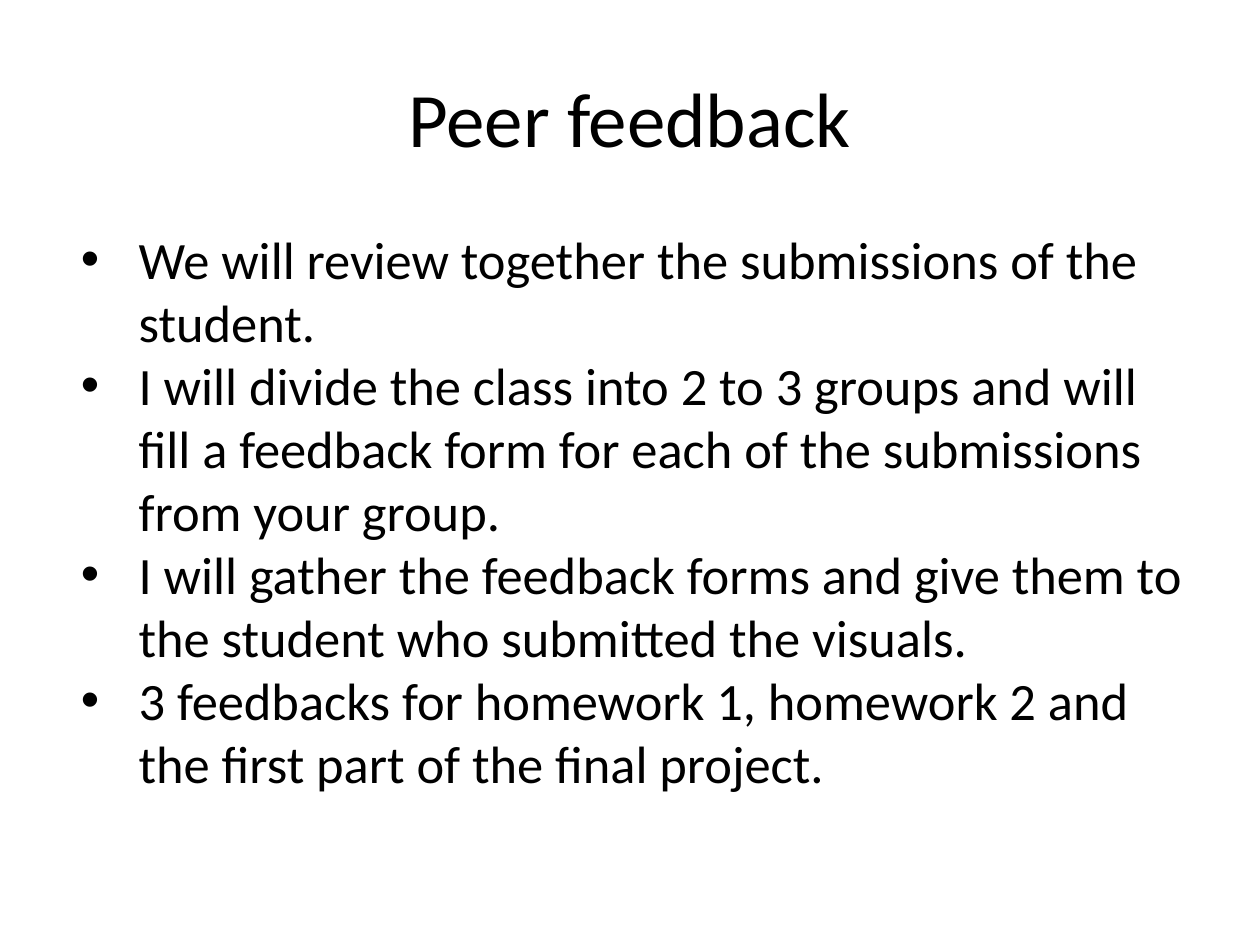
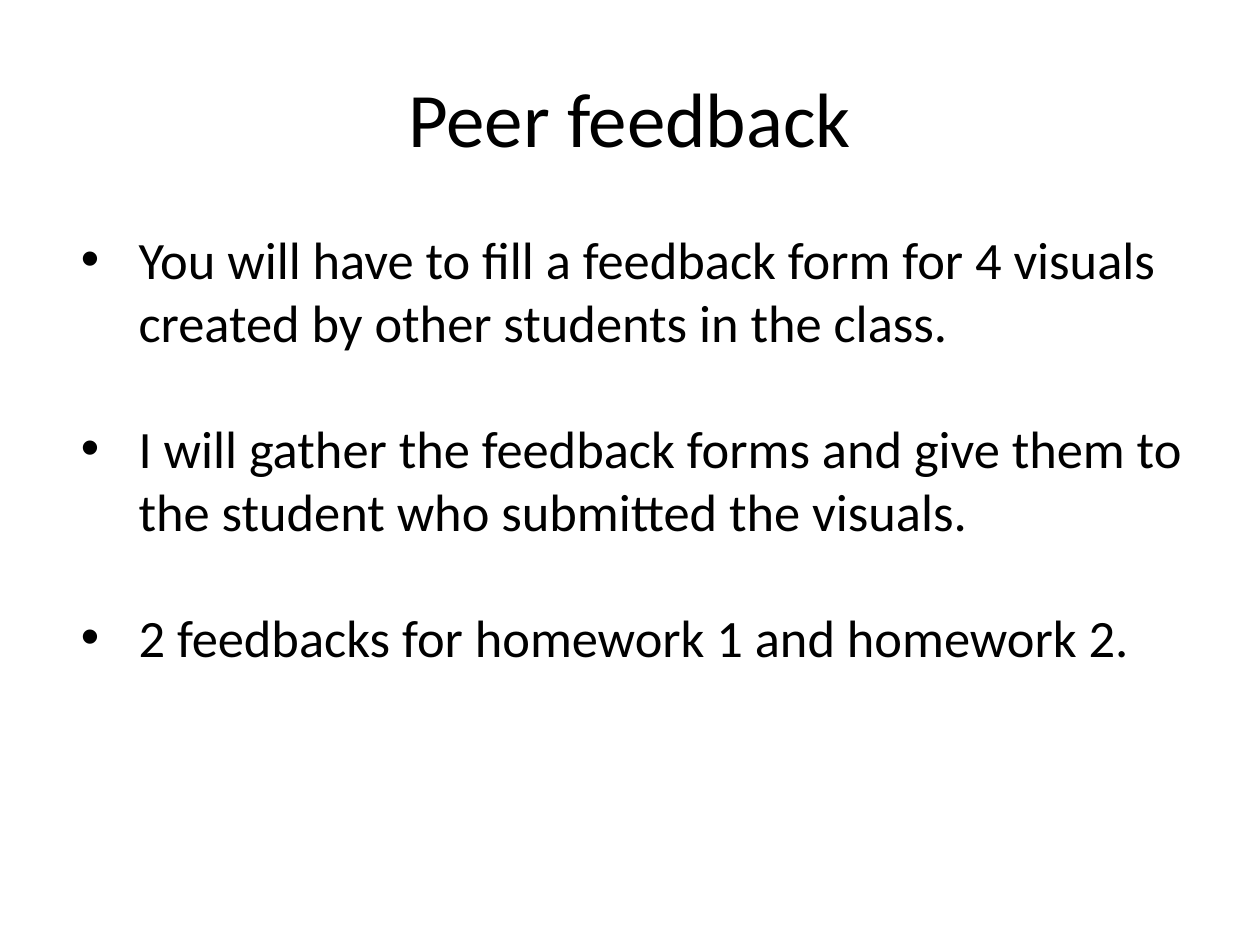
Before and after one commit to ArianeDucellier/data_visualization_R, a slide deck: slide 16 of lectures/Introduction.pptx. Drawn at 1260x945 pixels with LibreOffice and Linux fonts; fonts in the diff are those of the drawing. Boxes give left, top, right and bottom in pixels: in the first picture for what was removed or moved away, otherwise in the second. Text is boxed around its words. In the diff, an @@ line names an element or a change of style, - is before the commit and + after.

```diff
--- a/lectures/Introduction.pptx
+++ b/lectures/Introduction.pptx
@@ text at (139, 242, 1155, 351): text changed @@
-• We will review together the submissions of the student.
-• I will divide the class into 2 to 3 groups and will fill a feedback form for each of the submissions from your group.
+• You will have to fill a feedback form for 4 visuals created by other students in the class.
@@ text at (139, 620, 1129, 658): text changed @@
-• 3 feedbacks for homework 1, homework 2 and the first part of the final project.
+• 2 feedbacks for homework 1 and homework 2.
```
Also in this commit, not shown: 10 other slides changed, 1 slide added, 45 other files.
